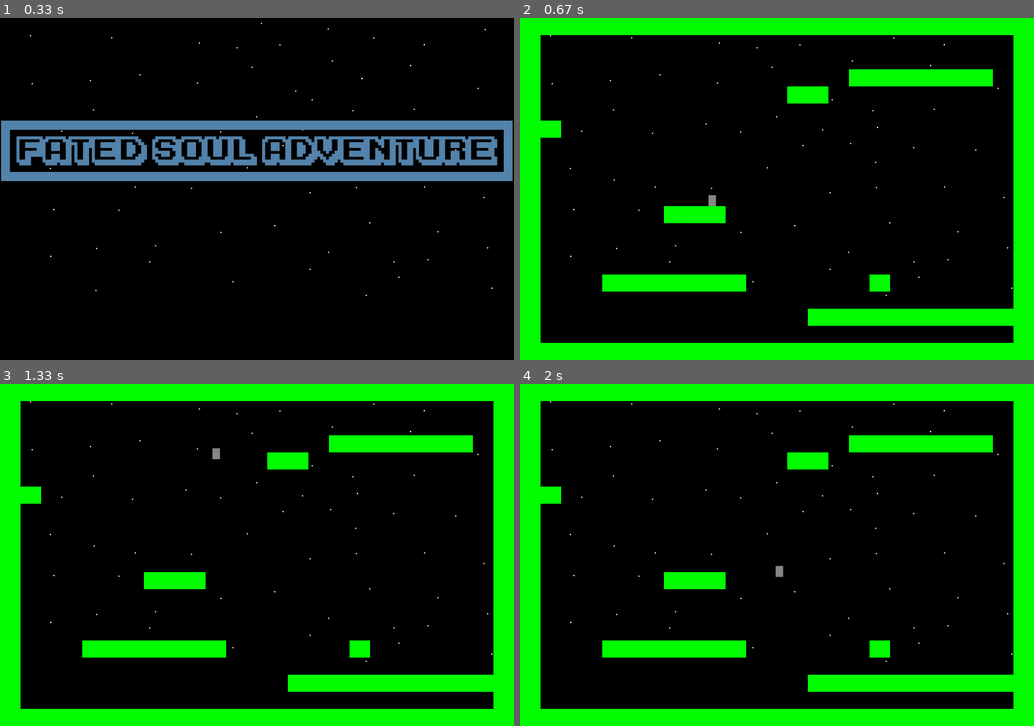
Above: before the commit, frames 1-4 (two rows, left to right).
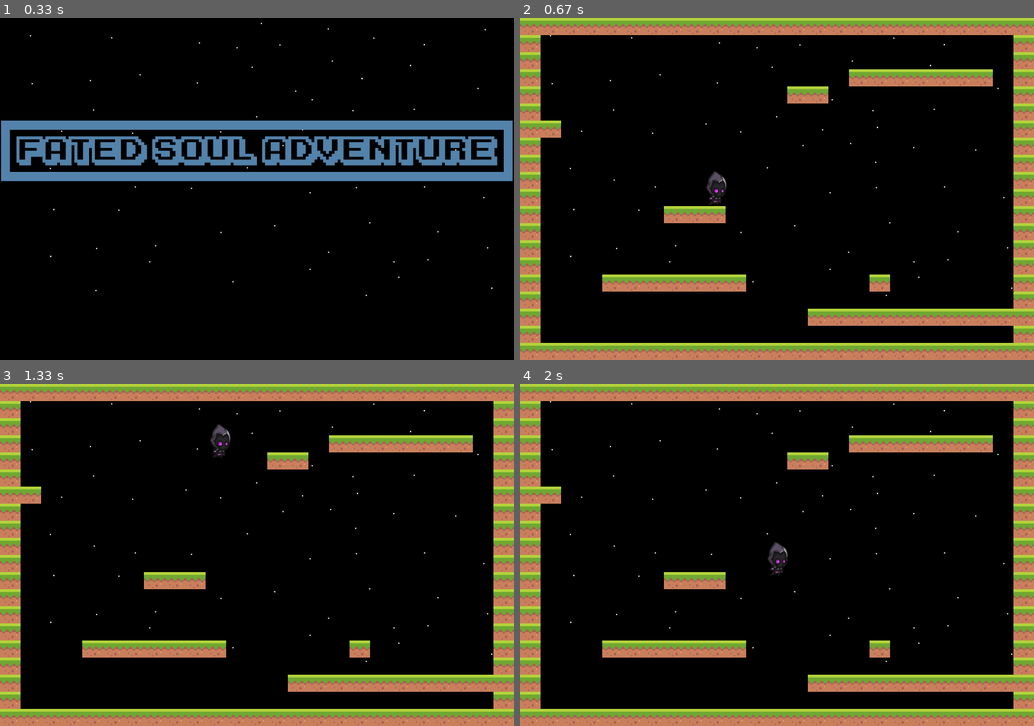
Above: after the commit, the same moments.

Repository: Ryastan/YLyceum_Game
Game: pygame game, started from Game on PyGame/main.py
Same seed, same stepped clock (60 frames per second), same inputs: the game is played once before the commit and once after it.
Inputs:
- Up to frame 1 (0.33 s): no input
- Up to frame 2 (0.67 s): hold Right from 0.33 s (still down)
- Up to frame 3 (1.33 s): release Right at 0.8 s; hold Up 0.83-1.13 s; hold Right from 1.17 s (still down)
- Up to frame 4 (2 s): release Right at 1.63 s

Frame 1 is identical in both runs. In frame 2, 24% of the frame differs, in the area x 0-100%, y 0-100%; in frame 3, 24%; in frame 4, 24%.

Commit message:
Я внёс новую графику и анимации движения, поправил хитбоксы

Diff:
--- a/Game on PyGame/blocks.py
+++ b/Game on PyGame/blocks.py
@@ -1,8 +1,20 @@
 from pygame import *
+import os
+import sys
+import pygame
+
+def load_image(name, colorkey=None):
+    fullname = os.path.join("sprites/images/Blocks",name)
+    # если файл не существует, то выходим
+    if not os.path.isfile(fullname):
+        print(f"Файл с изображением '{fullname}' не найден")
+        sys.exit()
+    image = pygame.image.load(fullname)
+    return image
 
 class Platforms(sprite.Sprite):
     def __init__(self, x, y, W, H, color):
         sprite.Sprite.__init__(self)
-        self.image = Surface((W, H))
-        self.image.fill(color)
+        self.image = load_image("block_grass.png")
+        self.image = pygame.transform.scale(self.image, (W, H))
         self.rect = Rect(x, y, W, H)
--- a/Game on PyGame/hero.py
+++ b/Game on PyGame/hero.py
@@ -1,22 +1,36 @@
 from pygame import *
+import pygame
+import os
+import sys
+MOVE_SPEED = 7
+WIDTH = 150
+HEIGHT = 150
+COLOR =  "#888888"
 
-MOVE_SPEED = 7
-WIDTH = 22
-HEIGHT = 32
-COLOR =  "#888888"
+
+def load_image(name, colorkey=None):
+    fullname = os.path.join("sprites\images\Hero",name)
+    # если файл не существует, то выходим
+    if not os.path.isfile(fullname):
+        print(f"Файл с изображением '{fullname}' не найден")
+        sys.exit()
+    image = pygame.image.load(fullname)
+    return image
 
 
 class Hero(sprite.Sprite):
     def __init__(self, x, y):
         sprite.Sprite.__init__(self)
         self.time = 15 * 60
+        self.condition = 0
+        self.anim_time = 0
         self.live = 1
         self.x_speed = 0   #скорость перемещения
         self.startX = x # Начальная позиция Х
         self.startY = y
-        self.image = Surface((WIDTH,HEIGHT))
-        self.image.fill(Color(COLOR))
-        self.rect = Rect(x, y, WIDTH, HEIGHT)
+        self.image = load_image("Main_hero.png")
+        self.image = pygame.transform.scale(self.image, (WIDTH, HEIGHT))
+        self.rect = Rect(x, y, WIDTH-100, HEIGHT - 40)
         self.y_speed = 0 # скорость вертикального перемещения
         self.ground = False
         self.jump_power = 10
@@ -31,13 +45,33 @@
                 self.y_speed = -self.jump_power
 
         if left:
+            if self.condition != 1:
+                self.anim_time = 0
+            if self.anim_time > 11:
+                self.anim_time = 0
+            self.condition = 1
+            self.x_speed = MOVE_SPEED # Право = x + n
+            self.image = load_image("Walking\Moving Forward_0" + str(self.anim_time) + ".png")
+            print(self.anim_time, "//")
+            self.image = pygame.transform.scale(self.image, (WIDTH, HEIGHT))
+            self.image = pygame.transform.flip(self.image, True, False)
             self.x_speed = -MOVE_SPEED # Лево = x- n
 
         if right:
+            if self.condition != 1:
+                self.anim_time = 0
+            if self.anim_time > 11:
+                self.anim_time = 0
+            self.condition = 1
             self.x_speed = MOVE_SPEED # Право = x + n
+            self.image = load_image("Walking\Moving Forward_0" + str(self.anim_time) + ".png")
+            print(self.anim_time, "//")
+            self.image = pygame.transform.scale(self.image, (WIDTH, HEIGHT))
+
 
         if not(left or right):
             self.x_speed = 0
+            self.condition = 0
 
         if not self.ground:
             self.y_speed += self.gravity
--- a/Game on PyGame/levels.py
+++ b/Game on PyGame/levels.py
@@ -58,10 +58,9 @@
         up = False
         hero = Hero(550, 550)  # Класс героя
         entities = pygame.sprite.Group()  # Все объекты
+
         platforms = []  # Все Платформы
-        entities.add(hero)
         bentities = pygame.sprite.Group()  # Обьекты заднего плана
-
         class backg(pygame.sprite.Sprite):
             def __init__(self):
                 super().__init__(bentities)
@@ -92,11 +91,12 @@
                   "-             -----------",
                   "-                       -",
                   "-------------------------"]
-
+        #entities.add(hero)
         surface = pygame.display.set_mode((W, H))
         pygame.display.set_caption('Game')
         run_game = True
         bg = Surface((W, H))
+        he = Surface((150, 150))
         bentities.draw(bg)
         x = 0
         y = 0
@@ -112,7 +112,7 @@
                 x += W // 25
             y += H // 20
             x = 0
-
+        timing = 0
         while run_game:  # Главный цикл игры
             for event in pygame.event.get():
                 if event.type == pygame.QUIT:
@@ -133,9 +133,15 @@
                         up = False
             if hero.live == 0:
                 run_game = False
+
+
             surface.blit(bg, (0, 0))
-
+            timing += 1
+            if timing == 3:
+                hero.anim_time += 1
+                timing = 0
             hero.update(left, right, up, platforms)  # передвижение
+            surface.blit(hero.image, (hero.rect.centerx - 75, hero.rect.centery - 60))
             entities.draw(surface)
             bentities.draw(bg)
             hero.time -= 1
Binary file changed: Game on PyGame/sprites/images/Blocks/block_grass.png
Binary file removed: Game on PyGame/sprites/images/Hero/Walking/Moving Forward_10.png
Binary file removed: Game on PyGame/sprites/images/Hero/Walking/Moving Forward_11.png
